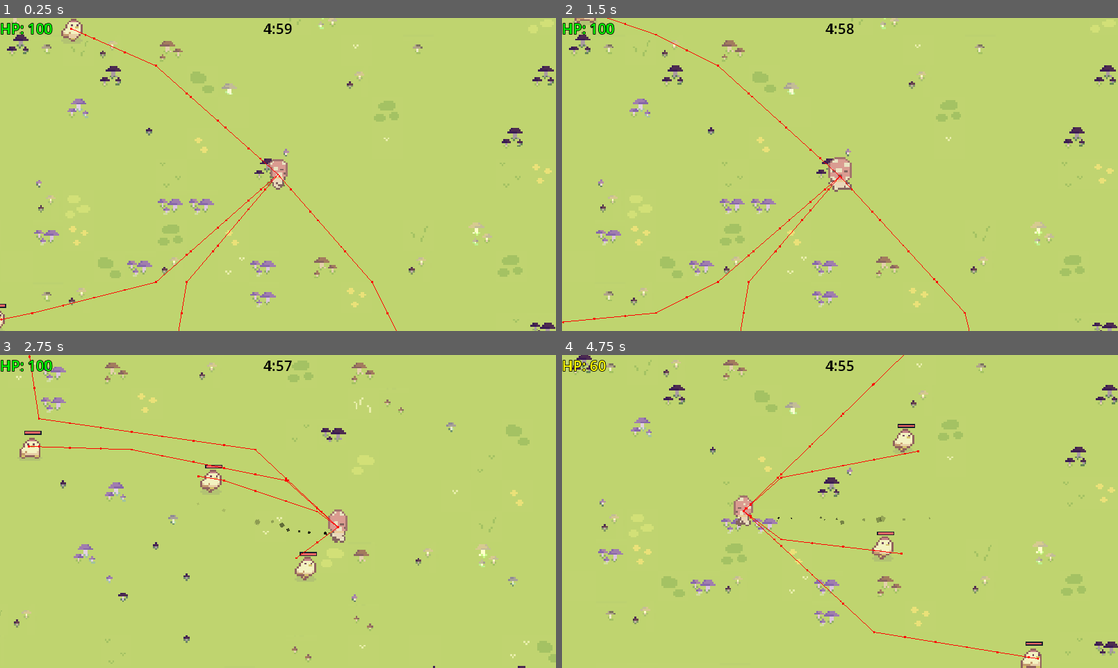
Above: before the commit, frames 1-4 (two rows, left to right).
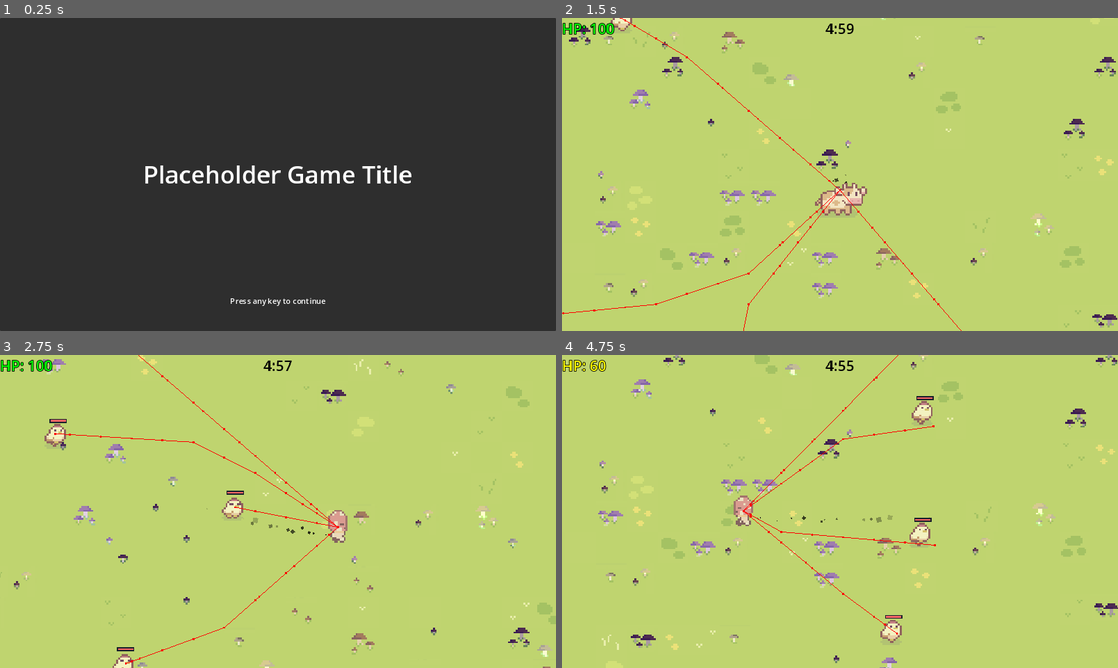
Above: after the commit, the same moments.

Repository: pick-ax-e/Mini-Jam-156-Jame-Gam-29
Game: Godot game, scene res://scenes/main_menu.tscn
Two runs of this game, one before a commit and one after it. Both use one fixed random seed, a clock stepped at 60 frames per second and the inputs below. Before the commit the project starts from res://scenes/main.tscn.
Inputs:
- Up to frame 1 (0.25 s): no input
- Up to frame 2 (1.5 s): tap Enter at 0.5 s; hold D (move_right) 0.53-1.28 s; hold \ (SECRET_TEST_BUTTON_SHHH_TELL_NOBODY) 0.53-1.28 s; hold S (move_back) from 1.28 s (still down); tap 1 (attack1) at 1.35 s
- Up to frame 3 (2.75 s): release S (move_back) at 2.03 s; hold D (move_right) from 2.03 s (still down); hold Space (special) from 2.03 s (still down)
- Up to frame 4 (4.75 s): release D (move_right) at 2.78 s; release Space (special) at 2.78 s; hold W (move_forward) 2.78-3.53 s; tap \ (SECRET_TEST_BUTTON_SHHH_TELL_NOBODY) at 2.85 s; hold 1 (attack1) 3.53-4.28 s; hold A (move_left) from 3.53 s (still down); tap Space (special) at 4.35 s

The runs differ from the first frame. In frame 1, 100% of the frame differs, in the area x 0-100%, y 0-100%; in frame 2, 7.2%; in frame 3, 5.6%; in frame 4, 7.6%.

Commit message:
Added main menu

Diff:
--- a/project.godot
+++ b/project.godot
@@ -11,7 +11,7 @@
 [application]
 
 config/name="Mini Jam 156 Jame Gam 29"
-run/main_scene="res://scenes/main.tscn"
+run/main_scene="res://scenes/main_menu.tscn"
 config/features=PackedStringArray("4.2", "Forward Plus")
 boot_splash/bg_color=Color(1, 0, 1, 1)
 config/icon="res://resources/icon.svg"
--- a/scenes/main_menu.tscn
+++ b/scenes/main_menu.tscn
@@ -1,4 +1,7 @@
-[gd_scene format=3 uid="uid://bwj41eh32srt0"]
+[gd_scene load_steps=3 format=3 uid="uid://bwj41eh32srt0"]
+
+[ext_resource type="Script" path="res://scripts/main_menu.gd" id="1_so68r"]
+[ext_resource type="PackedScene" uid="uid://btcncnm8lyjnm" path="res://scenes/main.tscn" id="2_8wyd6"]
 
 [node name="MainMenu" type="Control"]
 layout_mode = 3
@@ -7,6 +10,8 @@
 anchor_bottom = 1.0
 grow_horizontal = 2
 grow_vertical = 2
+script = ExtResource("1_so68r")
+game = ExtResource("2_8wyd6")
 
 [node name="Panel" type="Panel" parent="."]
 layout_mode = 1
@@ -29,4 +34,20 @@
 offset_bottom = 11.5
 grow_horizontal = 2
 grow_vertical = 2
+theme_override_font_sizes/font_size = 50
 text = "Placeholder Game Title"
+
+[node name="Label" type="Label" parent="Panel"]
+layout_mode = 1
+anchors_preset = 7
+anchor_left = 0.5
+anchor_top = 1.0
+anchor_right = 0.5
+anchor_bottom = 1.0
+offset_left = -99.0
+offset_top = -73.0
+offset_right = 99.0
+offset_bottom = -50.0
+grow_horizontal = 2
+grow_vertical = 0
+text = "Press any key to continue"
--- /dev/null
+++ b/scripts/main_menu.gd
@@ -0,0 +1,19 @@
+extends Control
+
+@export var game:PackedScene
+
+# Called when the node enters the scene tree for the first time.
+func _ready():
+	pass # Replace with function body.
+
+
+# Called every frame. 'delta' is the elapsed time since the previous frame.
+func _process(delta):
+	pass
+
+
+func _input(event):
+	if event is InputEventKey:
+		if event.pressed:
+			Singleton.timer.start(300)
+			get_tree().change_scene_to_packed(game)
--- a/scripts/singleton.gd
+++ b/scripts/singleton.gd
@@ -10,7 +10,6 @@
 func _ready():
 	timer = Timer.new()
 	add_child(timer)
-	timer.start(300)
 	timer.timeout.connect(_on_timer_timeout)
 
 
